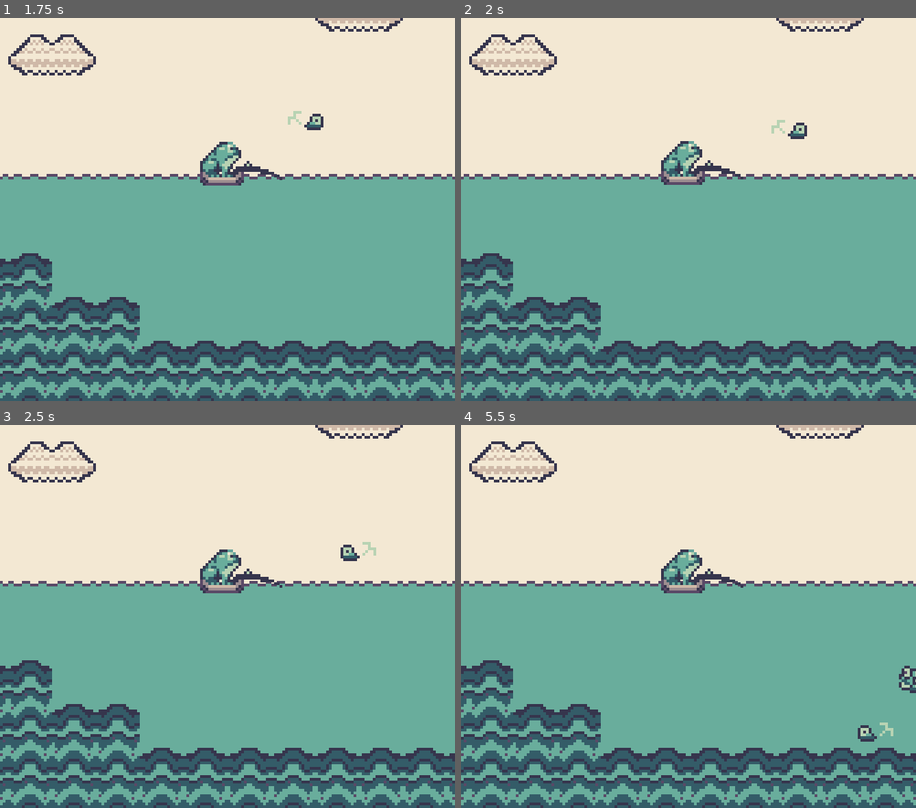
Above: before the commit, frames 1-4 (two rows, left to right).
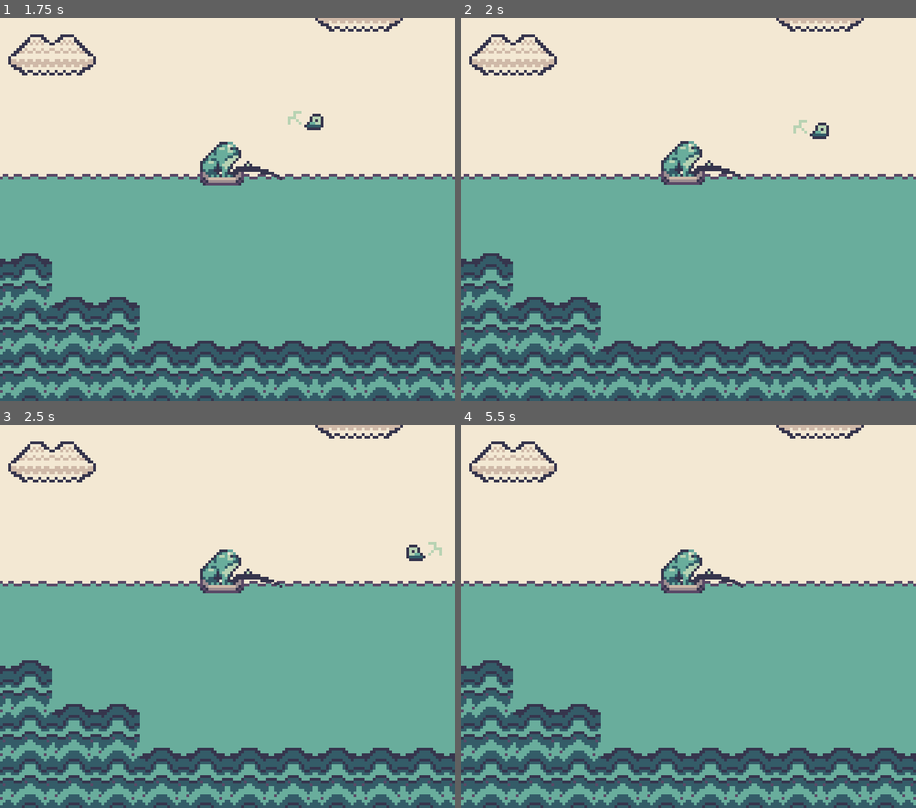
Above: after the commit, the same moments.

Repository: TaraSophieDev/Frog-Adventures-Fishing-Edition-Cancelled
Game: Godot game, scene res://Scenes/World.tscn
Same seed, same stepped clock (60 frames per second), same inputs: the game is played once before the commit and once after it.
Inputs:
- Up to frame 1 (1.75 s): hold D (right) 0.53-1.28 s; tap Z (a_button) at 0.6, 1.35 s; hold A (left) from 1.28 s (still down)
- Up to frame 2 (2 s): keep holding A (left)
- Up to frame 3 (2.5 s): release A (left) at 2.03 s; hold D (right) from 2.03 s (still down); tap Z (a_button) at 2.1 s
- Up to frame 4 (5.5 s): tap Z (a_button) every 0.75 s from 2.85 to 5.1 s; release D (right) at 3.53 s; hold A (left) from 3.53 s (still down)

Frame 1 is identical in both runs. In frame 2, 0.3% of the frame differs, in the area x 68-81%, y 26-32%; in frame 3, 0.4%, in the area x 74-98%, y 30-36%; in frame 4, 0.4%.

Commit message:
made impulse stronger

Diff:
--- a/Player/Player.gd
+++ b/Player/Player.gd
@@ -94,14 +94,14 @@
 		#bait.global_position = baitSpawnLeft.get_global_position()
 		bait_instance.sleeping = false
 		bait_instance.visible = true
-		bait_instance.apply_impulse(Vector2(0, 0), Vector2(-100, 0))
+		bait_instance.apply_impulse(Vector2(0, 0), Vector2(-200, 0))
 		state = FISHING
 	if frogSprite.flip_h == true:
 		bait_instance.get_node("BaitSprite").flip_h = false
 		#bait.global_position = baitSpawnRight.get_global_position()
 		bait_instance.sleeping = false
 		bait_instance.visible = true
-		bait_instance.apply_impulse(Vector2(0, 0), Vector2(100, 0))
+		bait_instance.apply_impulse(Vector2(0, 0), Vector2(200, 0))
 		state = FISHING
 
 	#get_tree().get_root().add_child(bait_instance)
